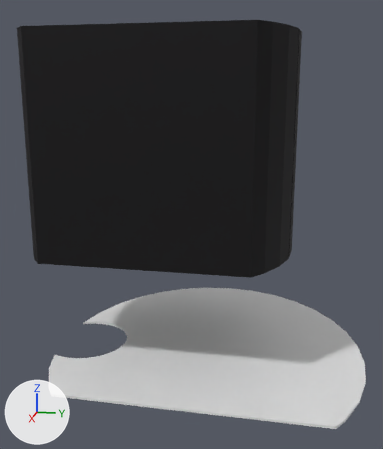
Before and after pictures for a commit that changed the glTF model public/ecb-components/cyl_chip_2.gltf.
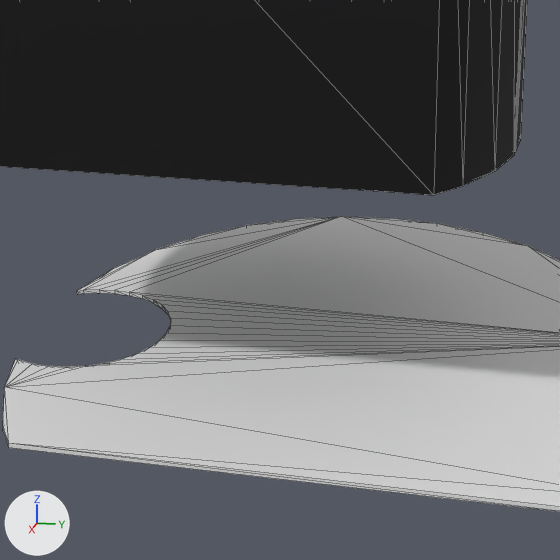
There are two pictures of each version: one whole from a camera (50 mm lens) standing at (-0.0498, 0.0208, 0.0273) and looking at (-0.1014, 0.0105, 0.0144), one close up on the part from 12% to 81% of the width and 41% to 100% of the height. Every picture has the same lights, and +X, +Y and +Z are marked at lower left. The close-ups show mesh edges as thin lines. Where no turn or scale is listed for an object, it has been applied to the vertices.

The first close-up shows 'cyl_chip_2', 'cyl_chip_2_plane'.
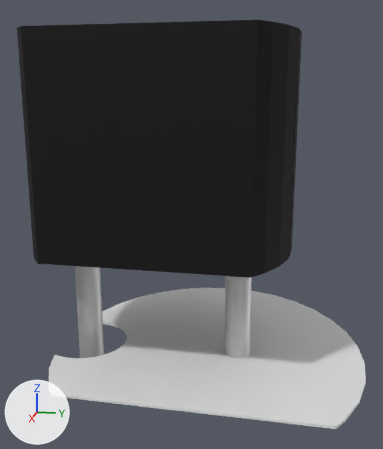
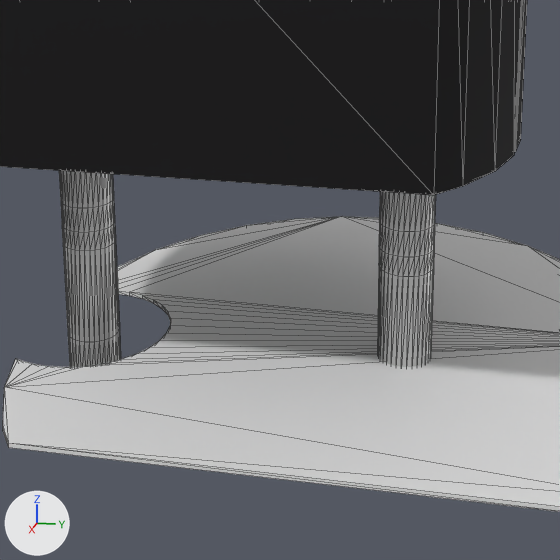
Boxes [x1, y1, x2, y2] around the edits, measured in the close-ups (560 x 560 px):
```json
{"object": "leg.003", "change": "added", "after": [59, 171, 121, 367]}
{"object": "leg.002", "change": "added", "after": [377, 192, 436, 367]}
```

Edits to the scene script, one JSON object a line:
```json
{"op": "add", "block": "mat_material_025", "code": ["mat_material_025 = principled_material('Material.025')", "mat_material_025.base_color = (0.626, 0.626, 0.626)  # light grey #cfcfcf", "mat_material_025.metallic = 0.761"]}
{"op": "add", "block": "mat_material_023", "code": ["mat_material_023 = principled_material('Material.023')", "mat_material_023.base_color = (0.626, 0.626, 0.626)  # light grey #cfcfcf", "mat_material_023.metallic = 0.761"]}
{"op": "add", "block": "me_cylinder_024", "code": ["me_cylinder_024 = bpy.data.meshes.new('Cylinder.024')", "me_cylinder_024.from_pydata(...)  # 224 vertices, 444 faces; spans x -0.00127..0.00127, y -0.03247..-0.02994, z -0.01495..-0.00188", "me_cylinder_024.materials.append(mat_material_025)  # light grey #cfcfcf"]}
{"op": "add", "block": "me_cylinder_022", "code": ["me_cylinder_022 = bpy.data.meshes.new('Cylinder.022')", "me_cylinder_022.from_pydata(...)  # 224 vertices, 444 faces; spans x -0.00127..0.00127, y -0.03247..-0.02994, z -0.01495..-0.00188", "me_cylinder_022.materials.append(mat_material_023)  # light grey #cfcfcf"]}
{"op": "add", "block": "ob_leg_003", "code": ["ob_leg_003 = bpy.data.objects.new('leg.003', me_cylinder_024)", "ob_leg_003.location = (-0.09855, 0.03137, 0.01497)"]}
{"op": "add", "block": "ob_leg_002", "code": ["ob_leg_002 = bpy.data.objects.new('leg.002', me_cylinder_022)", "ob_leg_002.location = (-0.09855, 0.04687, 0.01497)"]}
```
